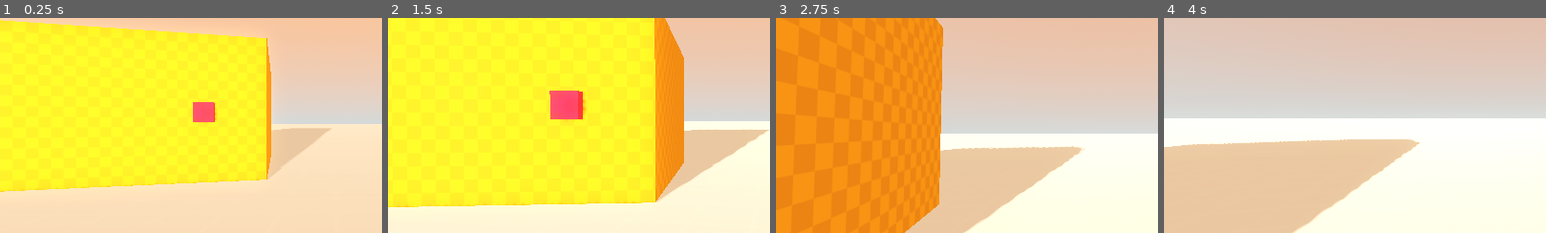
Above: before the commit, frames 1-4 (left to right).
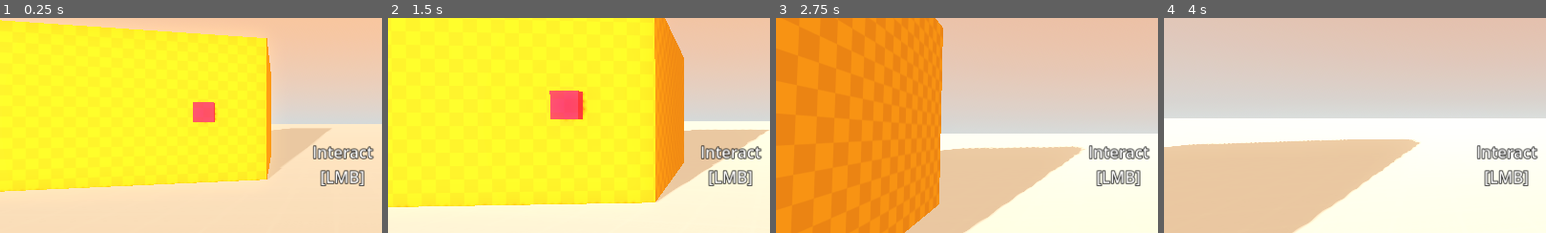
Above: after the commit, the same moments.

Repository: kurushimee/hinter
Game: Godot game, scene res://scenes/levels/gym.tscn
Same seed, same stepped clock (60 frames per second), same inputs: the game is played once before the commit and once after it.
Inputs (mouse positions are % of the whole screen's width and height, from its top left):
- Up to frame 1 (0.25 s): no input
- Up to frame 2 (1.5 s): tap Enter at 0.5 s; move the mouse to (55, 50) at 0.52 s; hold W (move_forward) from 0.53 s (still down); click (55, 50) at 0.6 s; move the mouse to (45, 50) at 1.27 s; click (45, 50) at 1.35 s
- Up to frame 3 (2.75 s): keep holding W (move_forward); move the mouse to (52, 48) at 2.02 s; click (52, 48) at 2.1 s
- Up to frame 4 (4 s): keep holding W (move_forward); move the mouse to (49, 52) at 2.77 s; click (49, 52) at 2.85 s; move the mouse to (57, 51) at 3.52 s; click (57, 51) at 3.6 s
The pictures show only the part of the screen within x 5-55%, y 26-76%; the shares and areas given below are measured in that part.

The runs differ from the first frame. In frame 1, 1.5% of the frame differs, in the area x 81-98%, y 59-79%; in frame 2, 1.5%; in frame 3, 1.4%; in frame 4, 1.4%.
Error after the commit: Parse Error: Could not find type "Interactable" in the current scope. (res://scripts/interaction/interact_ray.gd:11)

Commit message:
Update naming conventions
Now using snake_case for everything bc it looks nice

Diff:
--- a/project.godot
+++ b/project.godot
@@ -20,6 +20,10 @@
 window/size/resizable=false
 window/stretch/mode="canvas_items"
 window/stretch/aspect="expand"
+
+[editor]
+
+naming/node_name_casing=2
 
 [input]
 
--- a/scenes/levels/gym.tscn
+++ b/scenes/levels/gym.tscn
@@ -44,57 +44,57 @@
 [sub_resource type="BoxShape3D" id="BoxShape3D_0y1y8"]
 size = Vector3(0.48584, 0.511719, 0.21759)
 
-[node name="Gym" type="Node3D"]
+[node name="gym" type="Node3D"]
 transform = Transform3D(0.999761, 0, -0.0218847, 0, 1, 0, 0.0218847, 0, 0.999761, 0, 0, 0)
 
-[node name="Lighting" type="Node" parent="."]
+[node name="lighting" type="Node" parent="."]
 
-[node name="SunPivot" type="Node3D" parent="Lighting"]
+[node name="sun_pivot" type="Node3D" parent="lighting"]
 transform = Transform3D(0.866025, -0.5, 0, 0.5, 0.866025, 0, 0, 0, 1, 0, 0, 0)
 
-[node name="Sun" type="DirectionalLight3D" parent="Lighting/SunPivot"]
+[node name="sun" type="DirectionalLight3D" parent="lighting/sun_pivot"]
 light_color = Color(0.956863, 0.898039, 0.764706, 1)
 light_energy = 0.69
 shadow_enabled = true
 
-[node name="WorldEnvironment" type="WorldEnvironment" parent="Lighting" node_paths=PackedStringArray("sun")]
+[node name="WorldEnvironment" type="WorldEnvironment" parent="lighting" node_paths=PackedStringArray("sun")]
 environment = SubResource("Environment_m7bmb")
 script = ExtResource("1_x3gm1")
-sun = NodePath("../SunPivot/Sun")
+sun = NodePath("../sun_pivot/sun")
 all_day_sky_color = SubResource("Gradient_a3idl")
 sky_material = SubResource("ProceduralSkyMaterial_6hwok")
 day_length_minutes = 1
 
-[node name="Player" parent="." instance=ExtResource("1_rvrmw")]
+[node name="player" parent="." instance=ExtResource("1_rvrmw")]
 
-[node name="Objects" type="Node" parent="."]
+[node name="objects" type="Node" parent="."]
 
-[node name="Ground" type="CSGBox3D" parent="Objects"]
+[node name="ground" type="CSGBox3D" parent="objects"]
 material_override = SubResource("StandardMaterial3D_mtdb5")
 use_collision = true
 size = Vector3(1000, 0.001, 1000)
 
-[node name="Wall" type="CSGBox3D" parent="Objects"]
+[node name="wall" type="CSGBox3D" parent="objects"]
 transform = Transform3D(0.977984, 0, 0.20868, 0, 1, 0, -0.20868, 0, 0.977984, -8.4386, 2, -9.3478)
 material_override = SubResource("StandardMaterial3D_8ctfj")
 use_collision = true
 size = Vector3(12.0682, 4, 5.39355)
 
-[node name="Button" type="StaticBody3D" parent="Objects/Wall"]
+[node name="button" type="StaticBody3D" parent="objects/wall"]
 transform = Transform3D(1, 0, 0, 0, 1, 0, 0, 0, 1, 4.42946, -0.1119, 2.81056)
 collision_layer = 2
 collision_mask = 0
 script = ExtResource("3_2symt")
 prompt_message = "Press"
 
-[node name="CSGBox3D" type="CSGBox3D" parent="Objects/Wall/Button"]
+[node name="CSGBox3D" type="CSGBox3D" parent="objects/wall/button"]
 material_override = SubResource("StandardMaterial3D_c56pq")
 size = Vector3(0.499512, 0.518433, 0.193604)
 
-[node name="CollisionShape3D" type="CollisionShape3D" parent="Objects/Wall/Button"]
+[node name="CollisionShape3D" type="CollisionShape3D" parent="objects/wall/button"]
 shape = SubResource("BoxShape3D_0y1y8")
 
-[node name="AudioStreamPlayer3D" type="AudioStreamPlayer3D" parent="Objects/Wall/Button"]
+[node name="AudioStreamPlayer3D" type="AudioStreamPlayer3D" parent="objects/wall/button"]
 stream = ExtResource("4_xp82r")
 
-[connection signal="interacted" from="Objects/Wall/Button" to="Objects/Wall/Button" method="_on_interacted"]
+[connection signal="interacted" from="objects/wall/button" to="objects/wall/button" method="_on_interacted"]
--- a/scenes/player.tscn
+++ b/scenes/player.tscn
@@ -1,35 +1,28 @@
-[gd_scene load_steps=5 format=3 uid="uid://bnt2oeiddrab4"]
+[gd_scene load_steps=4 format=3 uid="uid://bnt2oeiddrab4"]
 
 [ext_resource type="Script" path="res://scripts/player.gd" id="1_0fxja"]
 [ext_resource type="Script" path="res://scripts/interaction/interact_ray.gd" id="2_3fdb3"]
 
-[sub_resource type="CapsuleMesh" id="CapsuleMesh_3b631"]
-
 [sub_resource type="CapsuleShape3D" id="CapsuleShape3D_lrit0"]
 
-[node name="Player" type="CharacterBody3D"]
+[node name="player" type="CharacterBody3D"]
 script = ExtResource("1_0fxja")
-
-[node name="MeshInstance3D" type="MeshInstance3D" parent="."]
-transform = Transform3D(1, 0, 0, 0, 1, 0, 0, 0, 1, 0, 1, 0)
-visible = false
-mesh = SubResource("CapsuleMesh_3b631")
 
 [node name="CollisionShape3D" type="CollisionShape3D" parent="."]
 transform = Transform3D(1, 0, 0, 0, 1, 0, 0, 0, 1, 0, 1, 0)
 shape = SubResource("CapsuleShape3D_lrit0")
 
-[node name="Head" type="Node3D" parent="."]
+[node name="head" type="Node3D" parent="."]
 transform = Transform3D(1, 0, 0, 0, 1, 0, 0, 0, 1, 0, 1.6, 0)
 
-[node name="Camera3D" type="Camera3D" parent="Head"]
+[node name="Camera3D" type="Camera3D" parent="head"]
 
-[node name="InteractRay" type="RayCast3D" parent="Head/Camera3D"]
+[node name="interact_ray" type="RayCast3D" parent="head/Camera3D"]
 target_position = Vector3(0, 0, -4)
 collision_mask = 2
 script = ExtResource("2_3fdb3")
 
-[node name="Prompt" type="Label" parent="Head/Camera3D/InteractRay"]
+[node name="prompt" type="Label" parent="head/Camera3D/interact_ray"]
 anchors_preset = 14
 anchor_top = 0.5
 anchor_right = 1.0
--- a/scripts/day_night_cycle.gd
+++ b/scripts/day_night_cycle.gd
@@ -1,6 +1,6 @@
 extends WorldEnvironment
 
-@export var sun: Node3D
+@export var sun: DirectionalLight3D
 
 @export var all_day_sky_color: Gradient
 @export var sky_material: ProceduralSkyMaterial
--- a/scripts/interaction/interact_ray.gd
+++ b/scripts/interaction/interact_ray.gd
@@ -1,6 +1,6 @@
 extends RayCast3D
 
-@onready var prompt = $Prompt
+@onready var prompt = $prompt
 
 
 func _process(_delta: float) -> void:
--- a/scripts/interaction/interactable.gd
+++ b/scripts/interaction/interactable.gd
@@ -1,4 +1,4 @@
-class_name Interactable
+class_name interactable
 extends CollisionObject3D
 
 signal interacted(body: Node)
--- a/scripts/interaction/interactables/button.gd
+++ b/scripts/interaction/interactables/button.gd
@@ -1,4 +1,4 @@
-extends Interactable
+extends interactable
 
 
 func _on_interacted(_body: Node) -> void:
--- a/scripts/player.gd
+++ b/scripts/player.gd
@@ -6,8 +6,8 @@
 const AIR_CONTROL = 3.0
 const SENSITIVITY = 0.003
 
-@onready var head: Node3D = $Head
-@onready var camera: Camera3D = $Head/Camera3D
+@onready var head: Node3D = $head
+@onready var camera: Camera3D = $head/Camera3D
 
 
 func _ready() -> void:
